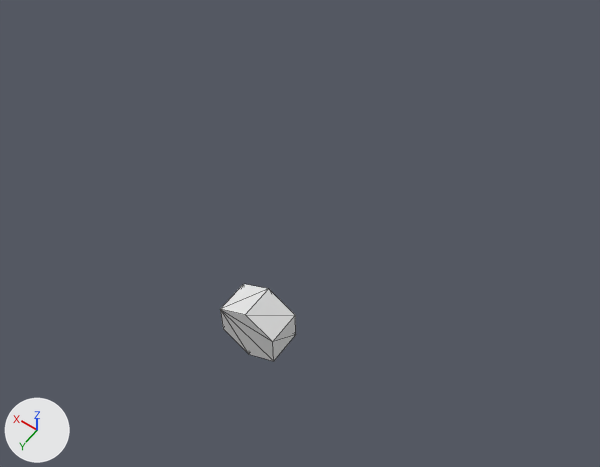
The Blender file assets/scene.blend: old version first, new version second.
Before and after are seen from a 50 mm lens placed at (-7.84, 9.05, 19.12), pointed at (0.66, -2.84, 0.43). The lights are fixed; the arrows at lower left show +X, +Y and +Z. Mesh edges are drawn as thin lines.

The older version as bpy lines, for what is in view:
```python
me_cylinder_001 = bpy.data.meshes.new('Cylinder.001')
me_cylinder_001.from_pydata(...)  # a 6-sided cylinder along z spanning x -0.87..0.87, y -1.0..1.0, z -0.5..0.5
ob_cylinder = bpy.data.objects.new('Cylinder', me_cylinder_001)
ob_cylinder.location = (0.0, 0.0, 0.0)
ob_cylinder.rotation_euler = (1.571, 0.0, 0.0)  # degrees (90, 0, 0)
```
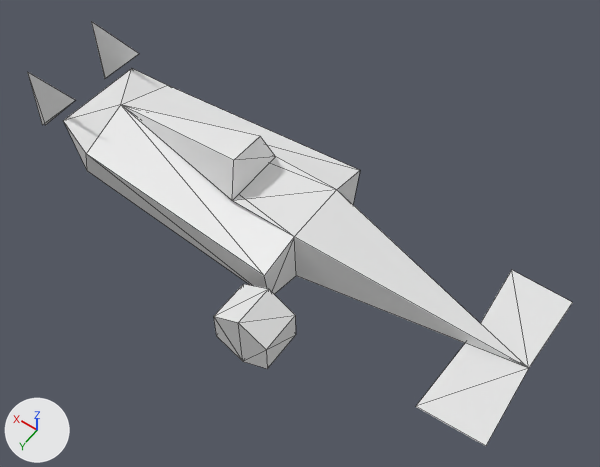
The newer file is also rescaled (x0.0877), turned or shifted as a whole; pictures and numbers use the older file's frame.

Boxes [x1, y1, x2, y2] around the edits, measured in the pictures (600 x 467 px):
```json
{"object": "Circle", "change": "added", "after": [28, 21, 573, 446]}
{"object": "Cylinder", "change": "reshaped", "before": [220, 284, 296, 361], "after": [214, 284, 296, 369], "on screen": "8% wider, 10% taller"}
```

Scene script edits in JSON lines:
```json
{"block": "me_cylinder_001", "where": "# used by ob_cylinder; location = (0.0, 0.0, 0.0); rotation_euler = (1.571, 0.0, 0.0), in degrees (90, 0, 0)"}
{"op": "remove", "block": "me_cylinder_001", "code": "me_cylinder_001.from_pydata(...)  # 12 vertices, 20 faces; spans x -0.87..0.87, y -1.0..1.0, z -0.5..0.5"}
{"op": "add", "block": "me_cylinder_001", "code": "me_cylinder_001.from_pydata(...)  # 12 vertices, 20 faces; spans x -0.87..0.87, y -1.0..1.0, z -0.78..0.5"}
{"block": "me_cylinder_001", "change": "me_cylinder_001 part 1"}
{"block": "me_cylinder_001", "change": "4 vertices are removed from x -0.87..0.87, y -1.0..1.0, z -0.5"}
{"block": "me_cylinder_001", "change": "16 faces are deleted"}
{"block": "me_cylinder_001", "change": "2 vertices move from x -0.87..0.87, y -0.5..0.5, z -0.5 to x -0.87..0.87, y -0.5..0.5, z -0.78"}
{"block": "me_cylinder_001", "change": "4 vertices are added at (0.0, -1.0, -0.78), (0.87, 0.5, -0.78), (0.0, 1.0, -0.78), (-0.87, -0.5, -0.78)"}
{"block": "me_cylinder_001", "change": "16 new faces join them"}
{"op": "add", "block": "me_circle", "code": ["me_circle = bpy.data.meshes.new('Circle')", "me_circle.from_pydata(...)  # 35 vertices, 37 faces; spans x -0.674..0.79, y -0.229..0.24, z 0.622..0.9"]}
{"op": "add", "block": "ob_circle", "code": ["ob_circle = bpy.data.objects.new('Circle', me_circle)", "ob_circle.location = (1.09, -3.33, -7.75)", "ob_circle.scale = (11.4, 11.4, 11.4)"]}
```
